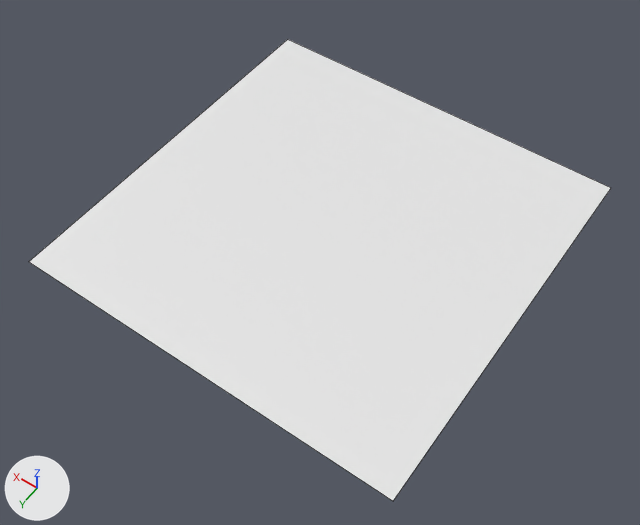
Renders of the Blender file src/obj/landscape.blend from each side of a commit.
Rendered twice from a 50 mm camera at (-11.62, 16.86, 23.94) aimed at (-0.63, 1.47, -0.24). Every picture has the same lights, and +X, +Y and +Z are marked at lower left. Mesh edges are drawn as thin lines.
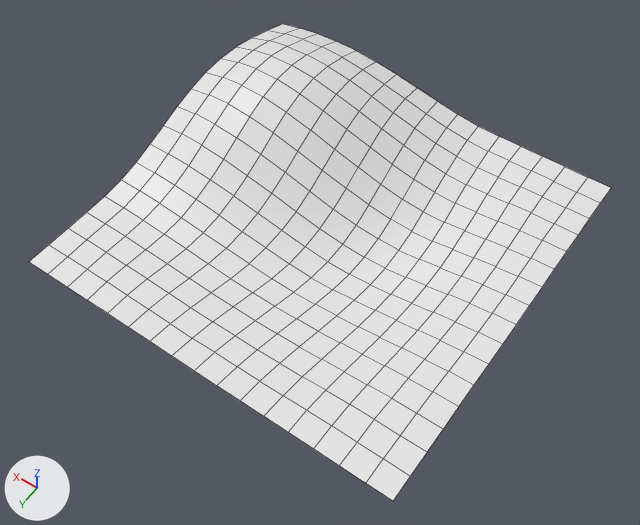
Changed parts and their boxes [x1, y1, x2, y2] in the pictures (640 x 525 px):
'Plane', reshaped
    before: [29, 40, 611, 501]
    after: [29, 24, 611, 501]

The change, as a list of edits to the scene's bpy script:
```text
Change me_plane:
    used by ob_plane; location = (0.0, 0.0, 0.0); scale = (-7.39, -7.39, -7.39)
    remove me_plane.from_pydata(...)  # 4 vertices, 1 face; spans x -1.0..1.0, y -1.0..1.0, z 0.0
    add me_plane.from_pydata(...)  # 289 vertices, 256 faces; spans x -1.0..1.0, y -1.0..1.0, z -0.37..0.1
    me_plane part 1
    1 vertex is removed from x -1.0, y 1.0, z 0.0
    1 face is deleted
    194 vertices are added at x -1.0..1.0, y -1.0..1.0, z -0.37..0.1
    32 new vertices lie (0.12, 0.0, 0.0) away from vertices in x -1.0..0.88, y -1.0..1.0, z 0.0..0.09
    8 new vertices lie (-0.13, 0.0, 0.0) away from vertices in x -0.62..0.88, y -1.0..0.88, z 0.0..0.06
    6 new vertices lie (0.0, 0.12, 0.0) away from vertices in x 0.63..1.0, y -0.75..0.88, z 0.0
    7 new vertices lie (-0.12, 0.0, 0.01) away from vertices in x 0.27..1.0, y -0.75..0.62, z 0.0..0.02
    7 new vertices lie (0.0, 0.13, 0.0) away from vertices in x -1.0..1.0, y -0.88..-0.38, z 0.0..0.01
    5 new vertices lie (0.01, 0.13, 0.01) away from vertices in x -0.5..0.63, y -0.88..-0.26, z 0.0..0.09
    5 new vertices lie (0.01, 0.12, 0.01) away from vertices in x -0.49..0.64, y -0.75..-0.5, z 0.01..0.02
    10 new vertices lie (0.11, 0.0, -0.01) away from vertices in x 0.21..0.77, y -0.38..0.37, z 0.02..0.1
    5 new vertices lie (-0.11, 0.0, 0.02) away from vertices in x 0.54..0.66, y -0.25..0.25, z 0.04..0.05
    7 new vertices lie (0.01, -0.12, 0.03) away from vertices in x -0.57..0.31, y 0.34..0.44, z -0.37..0.04
    256 new faces join them
```
